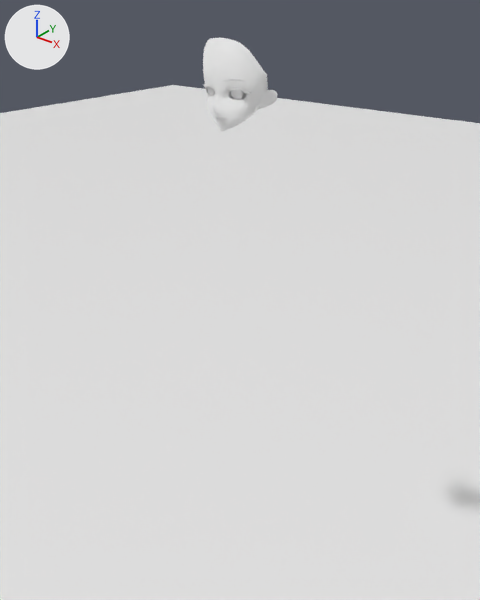
The Blender file untitle.blend, before and after one commit.
The view is the same before and after, from a 50 mm lens placed at (1.24, -1.56, 2.17), pointed at (-0.02, 0.01, 1.2). Arrows for +X, +Y and +Z are at upper left; the lights stay in place.

In view in the first picture: 'Plane.002', '脸'.
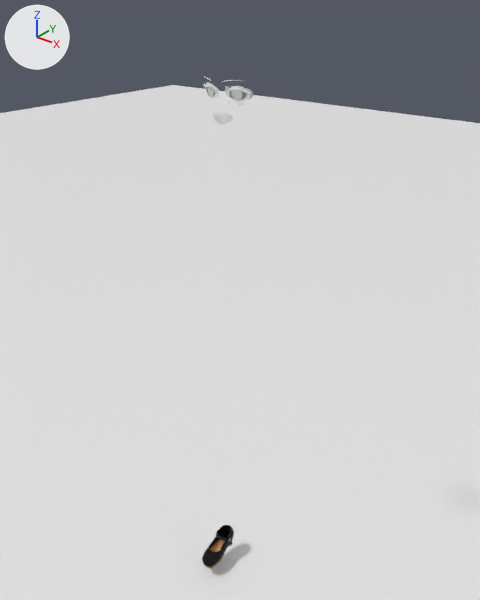
The change, as a list of edits to the scene's bpy script:
```text
Add mat_鞋子:
    mat_鞋子 = bpy.data.materials.new('鞋子')
    # nodes: Attribute, Bevel, BsdfPrincipled, Math, MixShader, NewGeometry, OutputMaterial, SeparateColor, ValToRGB, VectorMath
    # colours: black #161616, orange #e7af69, white #fffdfd, black #000000, white #ffffff, orange #e7863a
Add me_添加调整骨fk_008:
    me_添加调整骨fk_008.from_pydata(...)  # 1076 vertices, 1406 faces; spans x -0.128..-0.038, y -0.123..0.084, z -0.068..0.044
    me_添加调整骨fk_008.materials.append(mat_鞋子)
Change ob_脸:
    add ob_脸.hide_set(True)
Add ob_靴1:
    ob_靴1 = bpy.data.objects.new('靴1', me_添加调整骨fk_008)
    ob_靴1.location = (0.0, -0.055, 0.125)
    ob_靴1.scale = (0.85, 0.85, 0.85)
```

Location of each change, (x1, y1, x2, y2) in pixels of the pictures (480 x 600 px):
'脸', hidden: before (203, 38, 277, 131)
'靴1', added: after (202, 525, 234, 569)
